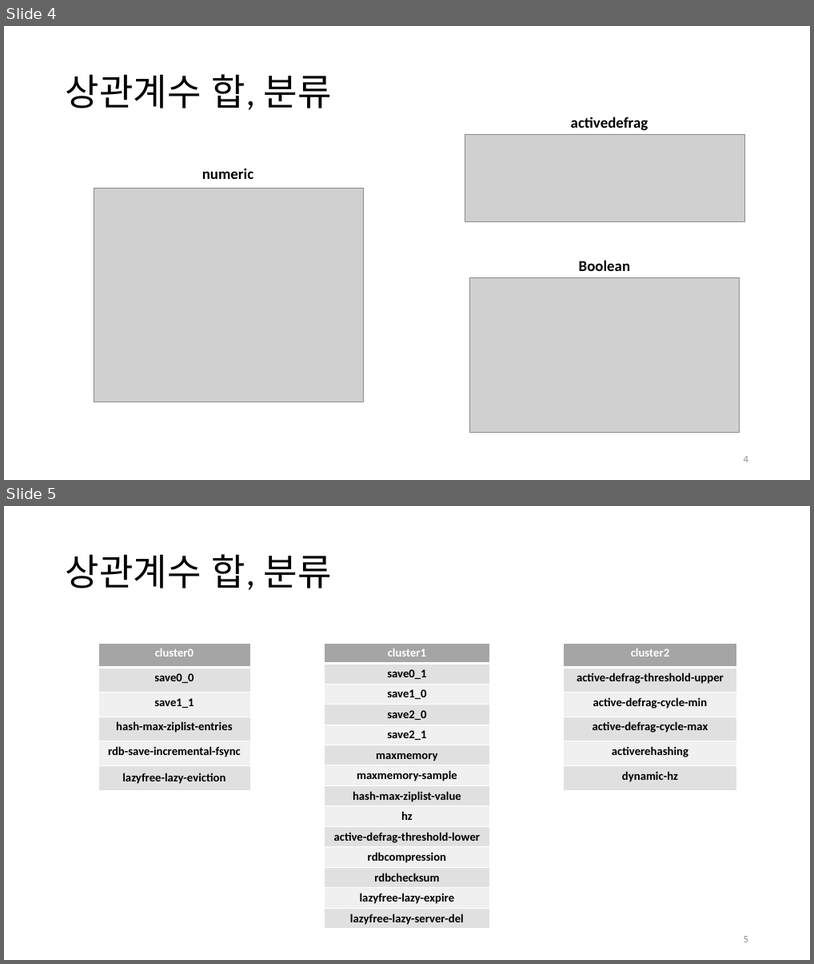
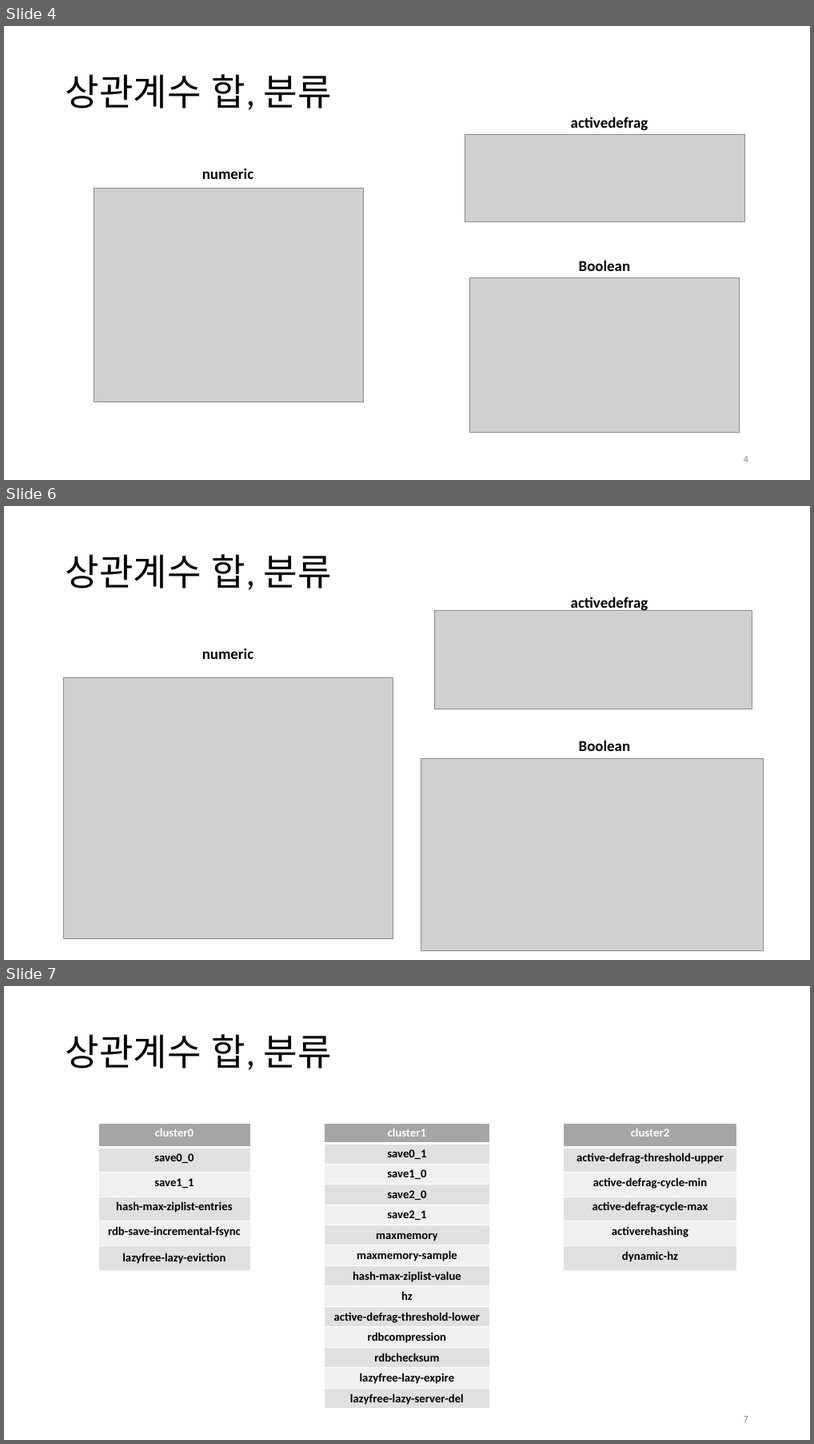
Before and after one commit to addb-swstarlab/Redis-Parameter-Grouping-BO, a slide deck: 20210830_조성운_세미나발표자료.pptx. Shown one above the other, each under a label of ours: slides 4 and 5 before the commit, slides 4, 6 and 7 after it; the slides between them are not shown. The pictures are 814x964 and 814x1444 pixels, drawn with LibreOffice and Linux fonts; fonts in the diff are those of the drawing; grey boxes stand for pictures. Boxes give left, top, right and bottom in pixels: in the first picture for what was removed or moved away, otherwise in the second. Text is boxed around its words. In the diff, an @@ line names an element or a change of style, - is before the commit and + after.

```diff
--- a/20210830_조성운_세미나발표자료.pptx
+++ b/20210830_조성운_세미나발표자료.pptx
@@ slide 6 added at <box>4,506,810,960</box>, background #FFFFFF @@
@@ title added at <box>66,554,332,590</box>, 44 pt, text #000000 @@
+상관계수 합, 분류
@@ text added at <box>571,596,649,612</box>, 18 pt, text #000000, bold @@
+activedefrag
@@ picture added at <box>434,611,752,708</box> @@
@@ text added at <box>202,648,254,659</box>, 18 pt, text #000000, bold @@
+numeric
@@ picture added at <box>63,677,394,939</box> @@
@@ text added at <box>579,740,630,751</box>, 18 pt, text #000000, bold @@
+Boolean
@@ picture added at <box>421,758,764,951</box> @@
@@ what was slide 5 is now slide 7 @@
@@ page number at <box>744,1416,749,1422</box>: text changed @@
-5
+7
```
Also in this commit, not shown: 1 other slide added, 7 other files.
